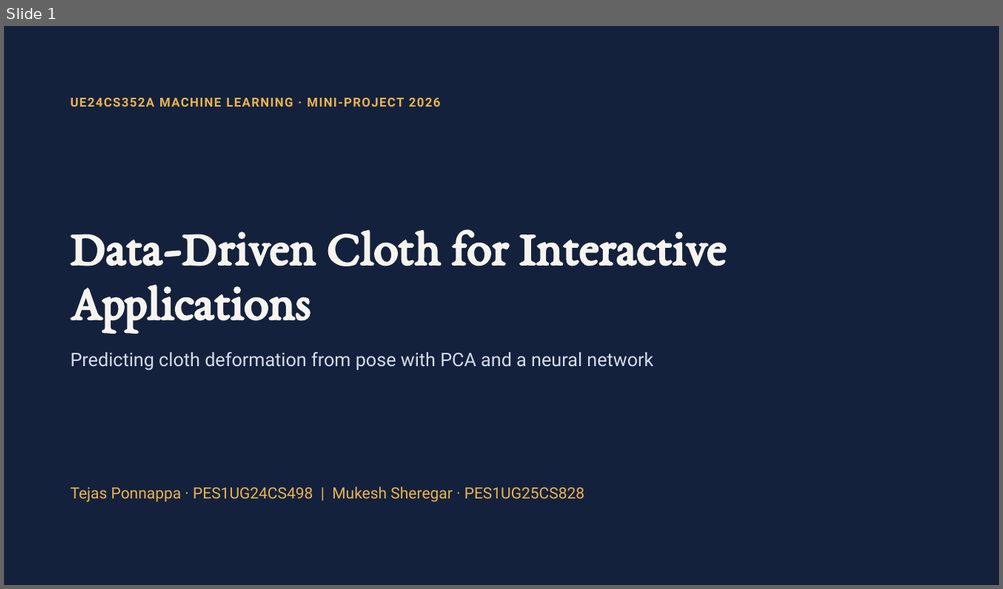
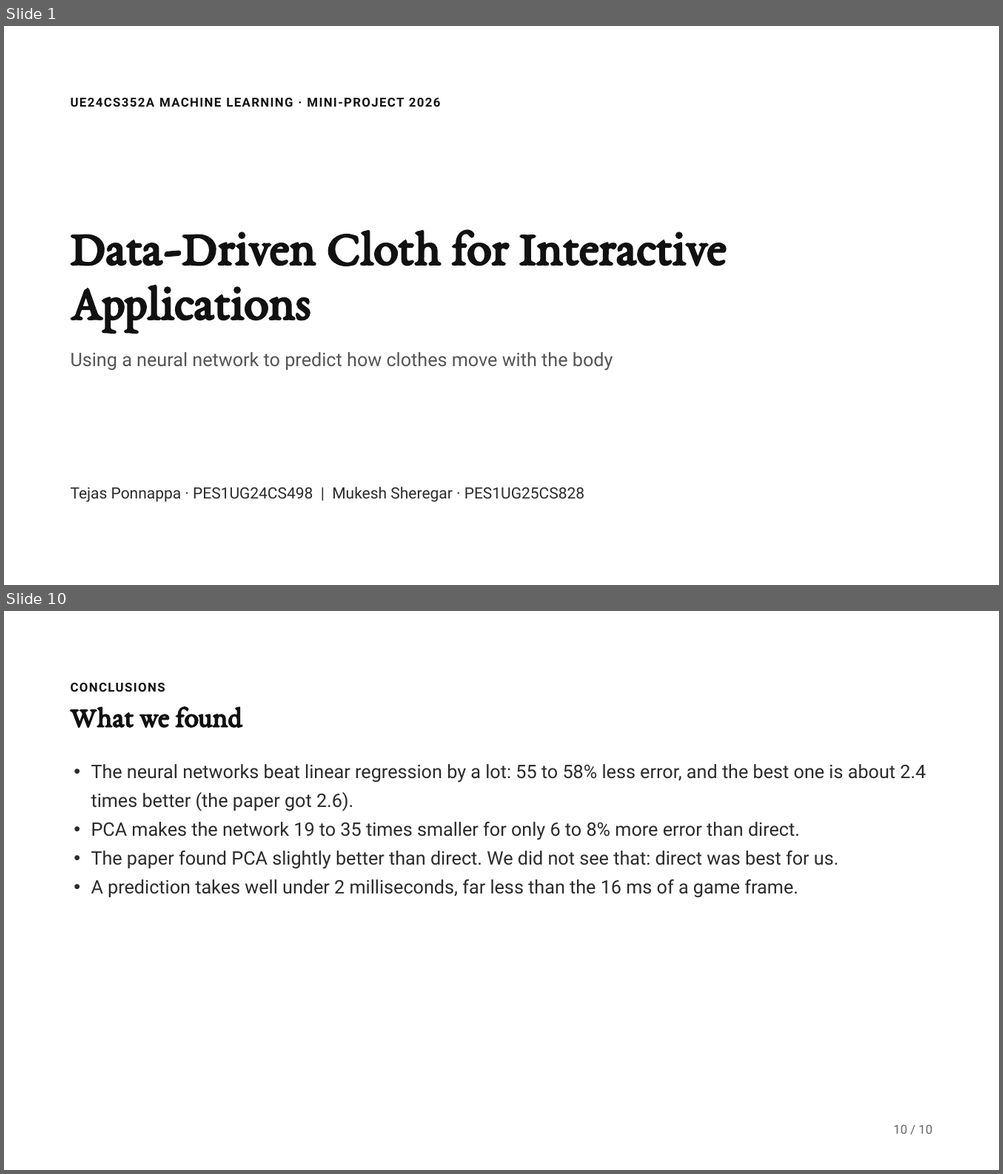
Before and after one commit to TejasPonnappa/data-driven-cloth-ml, a slide deck: docs/Data-Driven Cloth ML Mini-Project.pptx. Shown one above the other, each under a label of ours: slide 1 before the commit, slides 1 and 10 after it; the slides between them are not shown. The pictures are 1003x589 and 1003x1174 pixels, drawn with LibreOffice and Linux fonts; fonts in the diff are those of the drawing. Boxes give left, top, right and bottom in pixels: in the first picture for what was removed or moved away, otherwise in the second. Text is boxed around its words. In the diff, an @@ line names an element or a change of style, - is before the commit and + after.

```diff
--- a/docs/Data-Driven Cloth ML Mini-Project.pptx
+++ b/docs/Data-Driven Cloth ML Mini-Project.pptx
@@ slide 10 added at (4, 611, 999, 1170), background #FFFFFF @@
@@ text added at (71, 683, 165, 692), 12 pt, text #111111, bold @@
+CONCLUSIONS
@@ title added at (71, 706, 242, 729), 28 pt, text #111111, bold @@
+What we found
@@ text added at (91, 764, 925, 898), 18 pt, text #2B2B2B @@
+• The neural networks beat linear regression by a lot: 55 to 58% less error, and the best one is about 2.4 times better (the paper got 2.6).
+• PCA makes the network 19 to 35 times smaller for only 6 to 8% more error than direct.
+• The paper found PCA slightly better than direct. We did not see that: direct was best for us.
+• A prediction takes well under 2 milliseconds, far less than the 16 ms of a game frame.
@@ text added at (893, 1125, 932, 1134), 12 pt, text #666666 @@
+10 / 10
@@ slide 1 changed as well @@
@@ background #14213D to #FFFFFF @@
@@ text "UE24CS352A MACHINE LEARNING · MINI-PROJECT ..." at (71, 98, 441, 107): text colour #E9B44C to #111111 @@
@@ title "Data-Driven Cloth for Interactive Applications" at (71, 230, 726, 332): text colour #F6F4EE to #111111 @@
@@ text at (71, 352, 613, 371): text changed; text colour #D5DCE8 to #555555 @@
-Predicting cloth deformation from pose with PCA and a neural network
+Using a neural network to predict how clothes move with the body
@@ text "Tejas Ponnappa · PES1UG24CS498 | ..." at (71, 487, 584, 503): text colour #E9B44C to #2B2B2B @@
```
Also in this commit, not shown: 1 other slide changed, 7 other slides added, 11 slides removed.
